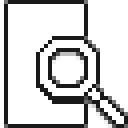
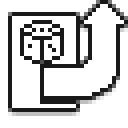
Layered file, before and after one edit (128x128). Changes by layer:
hid "Layer 54" over box(8, 4, 124, 124)
added layer "Layer 58" above "Layer 55" over box(12, 4, 124, 108)
